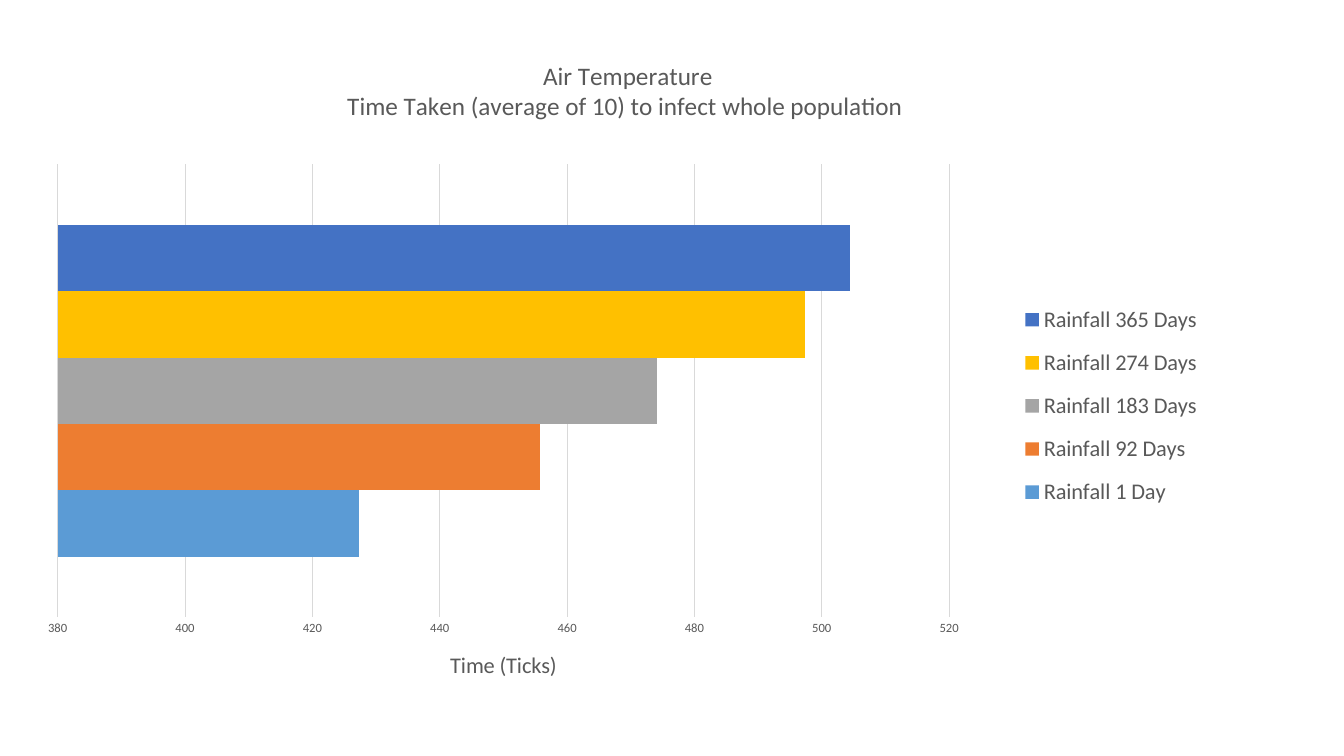
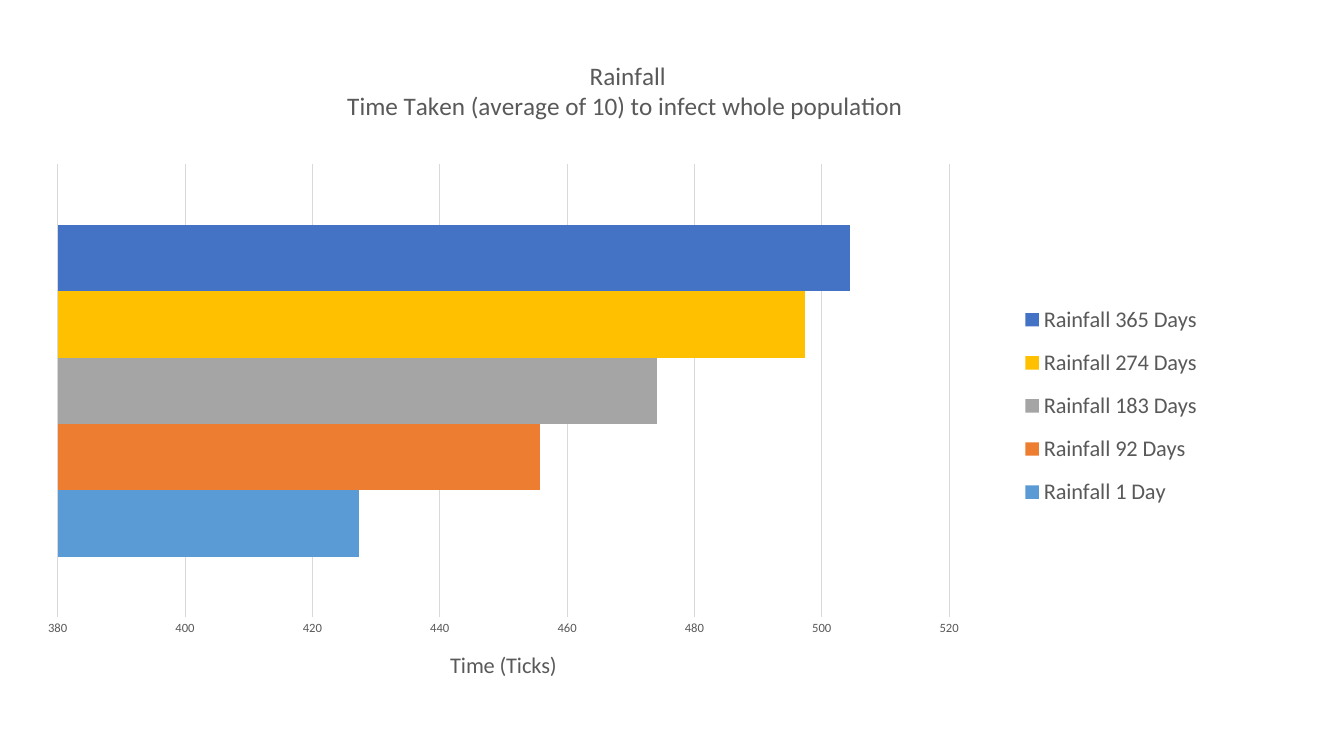
Before and after one commit to JJ-Styles/DiseaseSpread, a slide deck: slide 5 of testing/Graphs.pptx. Drawn at 1344x756 pixels with LibreOffice and Linux fonts; fonts in the diff are those of the drawing. Boxes give left, top, right and bottom in pixels: in the first picture for what was removed or moved away, otherwise in the second. Text is boxed around its words. In the diff, an @@ line names an element or a change of style, - is before the commit and + after.

```diff
--- a/testing/Graphs.pptx
+++ b/testing/Graphs.pptx
@@ bar chart at (34, 38, 1222, 686) @@
@@ title "Air Temperature Time Taken (average of 10) to infect whole population  " to "Rainfall Time Taken (average of 10) to infect whole population  " @@
```
Also in this commit, not shown: 5 other files.
